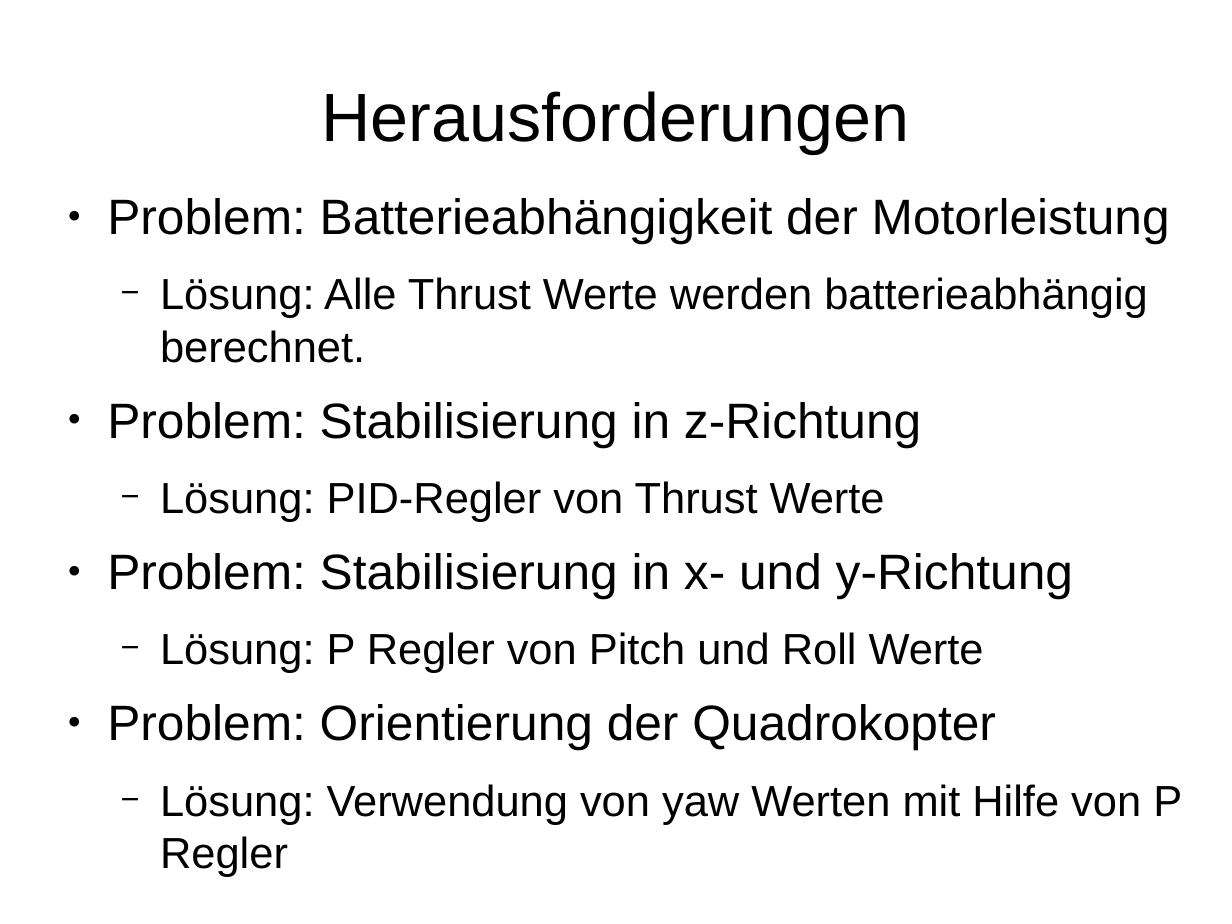
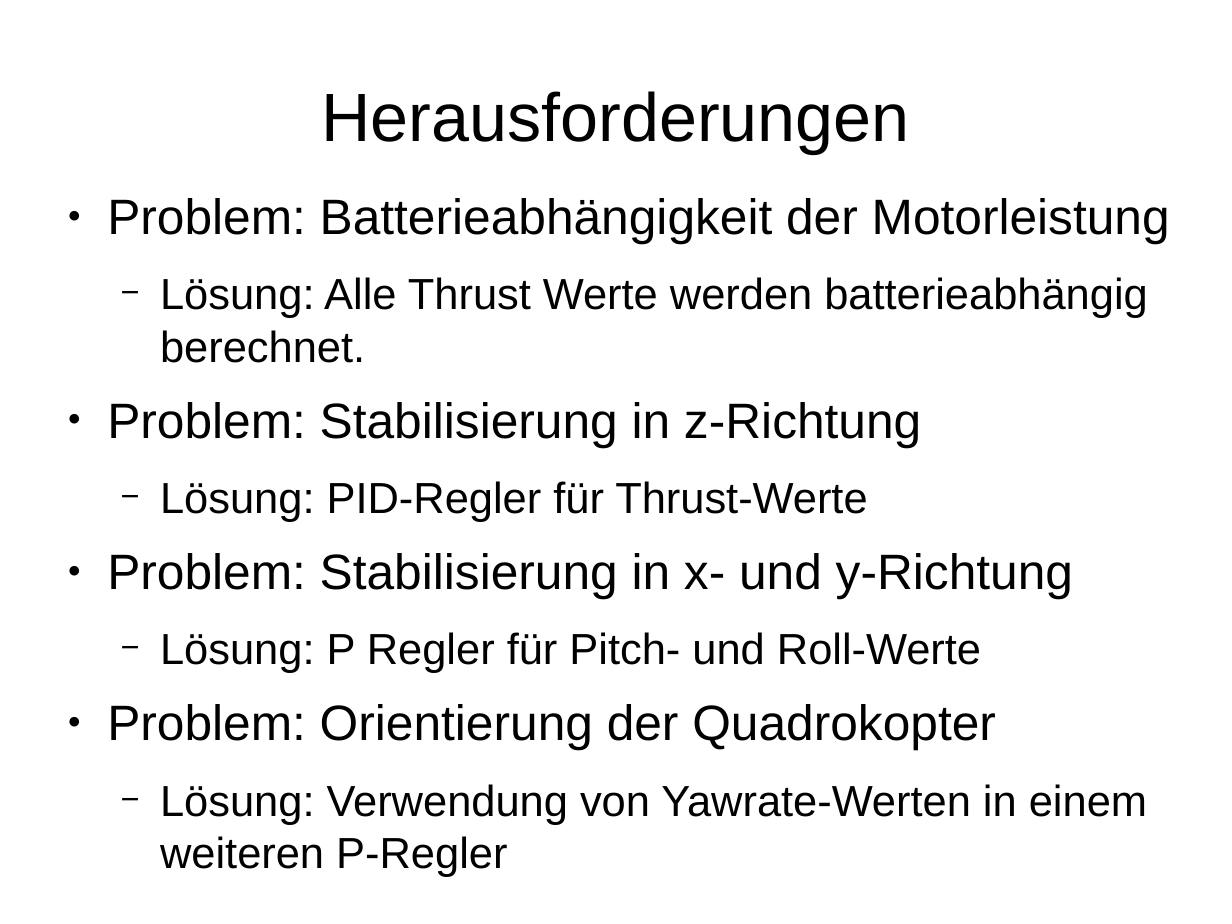
Before and after one commit to KITrokopter/Presentation, a slide deck: slide 3 of control_modul/Folien Positionmodul PSE.odp. Drawn at 1232x924 pixels with LibreOffice and Linux fonts; fonts in the diff are those of the drawing. Boxes give left, top, right and bottom in pixels: in the first picture for what was removed or moved away, otherwise in the second. Text is boxed around its words. In the diff, an @@ line names an element or a change of style, - is before the commit and + after.

```diff
--- a/control_modul/Folien Positionmodul PSE.odp
+++ b/control_modul/Folien Positionmodul PSE.odp
@@ text at box(160, 481, 867, 522): text changed @@
-  − Lösung: PID-Regler von Thrust Werte
+  − Lösung: PID-Regler für Thrust-Werte
@@ text at box(160, 632, 981, 673): text changed @@
-  − Lösung: P Regler von Pitch und Roll Werte
+  − Lösung: P Regler für Pitch- und Roll-Werte
@@ text at box(160, 784, 1147, 877): text changed @@
-  − Lösung: Verwendung von yaw Werten mit Hilfe von P Regler
+  − Lösung: Verwendung von Yawrate-Werten in einem weiteren P-Regler
```
Also in this commit, not shown: 2 other slides changed.
